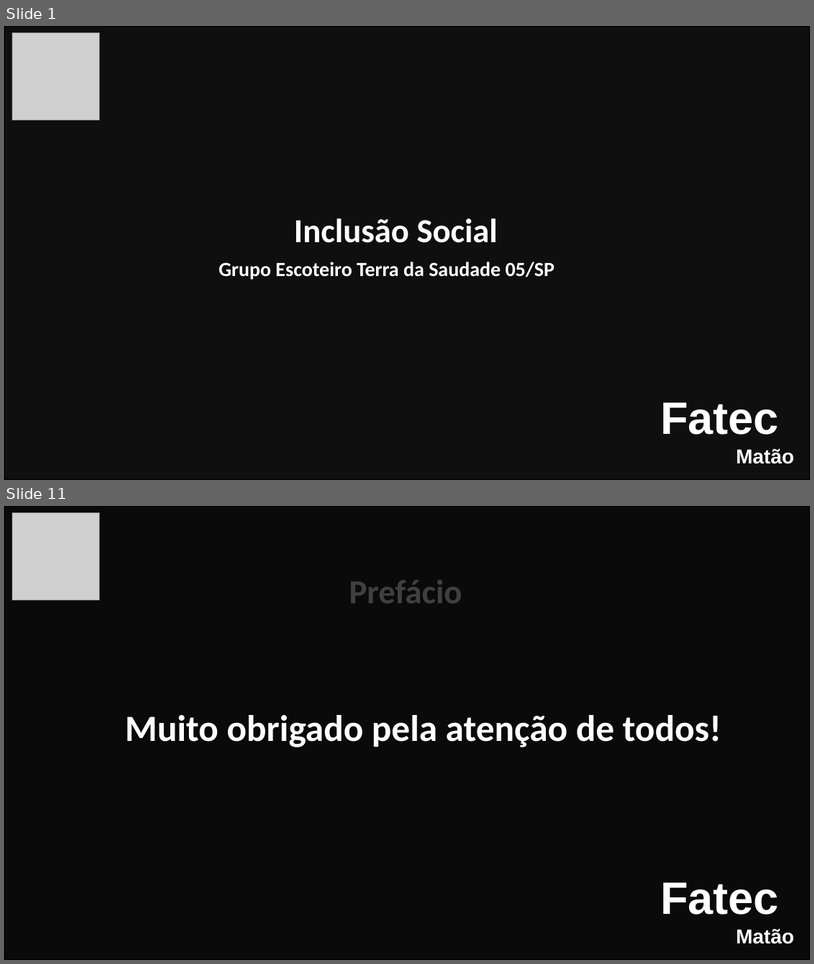
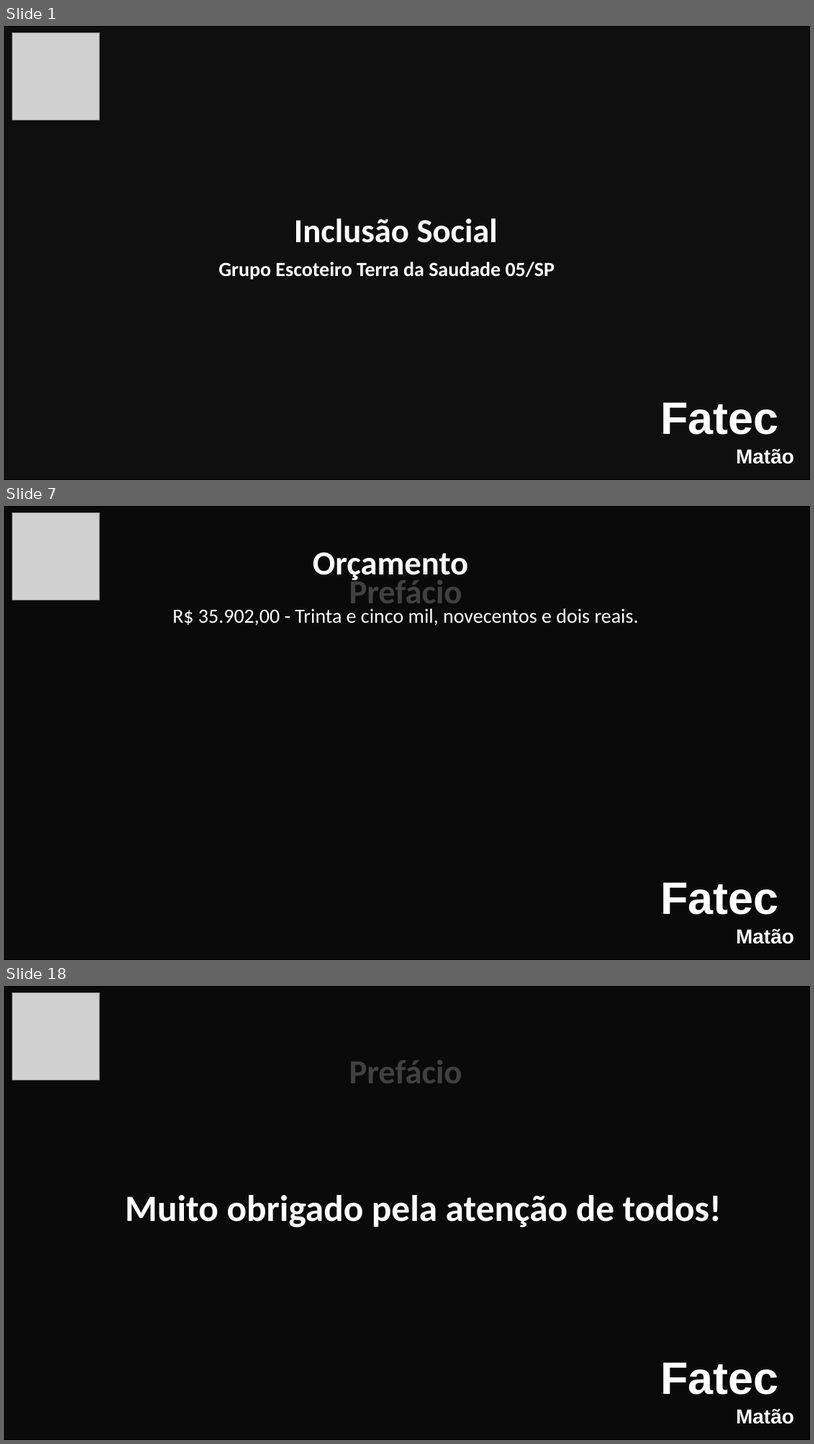
Before and after one commit to Interdisciplinary-Project/Documents, a slide deck: Apresentação-Projeto 13-06.pptx. Shown one above the other, each under a label of ours: slides 1 and 11 before the commit, slides 1, 7 and 18 after it; the slides between them are not shown. The pictures are 814x964 and 814x1444 pixels, drawn with LibreOffice and Linux fonts; fonts in the diff are those of the drawing; grey boxes stand for pictures; background and template pictures are left out; a plain dark background stands for a picture behind light text. Boxes give left, top, right and bottom in pixels: in the first picture for what was removed or moved away, otherwise in the second. Text is boxed around its words. In the diff, an @@ line names an element or a change of style, - is before the commit and + after.

```diff
--- a/Apresentação-Projeto 13-06.pptx
+++ b/Apresentação-Projeto 13-06.pptx
@@ slide 7 added at [4, 506, 810, 960], background picture (left out) @@
@@ rectangle added at [4, 506, 810, 960], fill #000000 at 75% opacity, outline #000000 1.5 pt @@
@@ picture added at [13, 512, 100, 600] @@
@@ text added at [313, 552, 468, 583], 40 pt, text #FFFFFF, bold @@
+Orçamento
@@ text added at [350, 575, 463, 612], 40 pt, text #FFFFFF, bold @@
+Prefácio
@@ subtitle added at [172, 608, 639, 626], 24 pt, text #FFFFFF @@
+R$ 35.902,00 - Trinta e cinco mil, novecentos e dois reais.
@@ text added at [661, 882, 795, 944], 54 pt, text #FFFFFF, bold @@
+Fatec
+Matão
@@ what was slide 11 is now slide 18 @@
```
Also in this commit, not shown: 9 slides changed, 6 other slides added.
